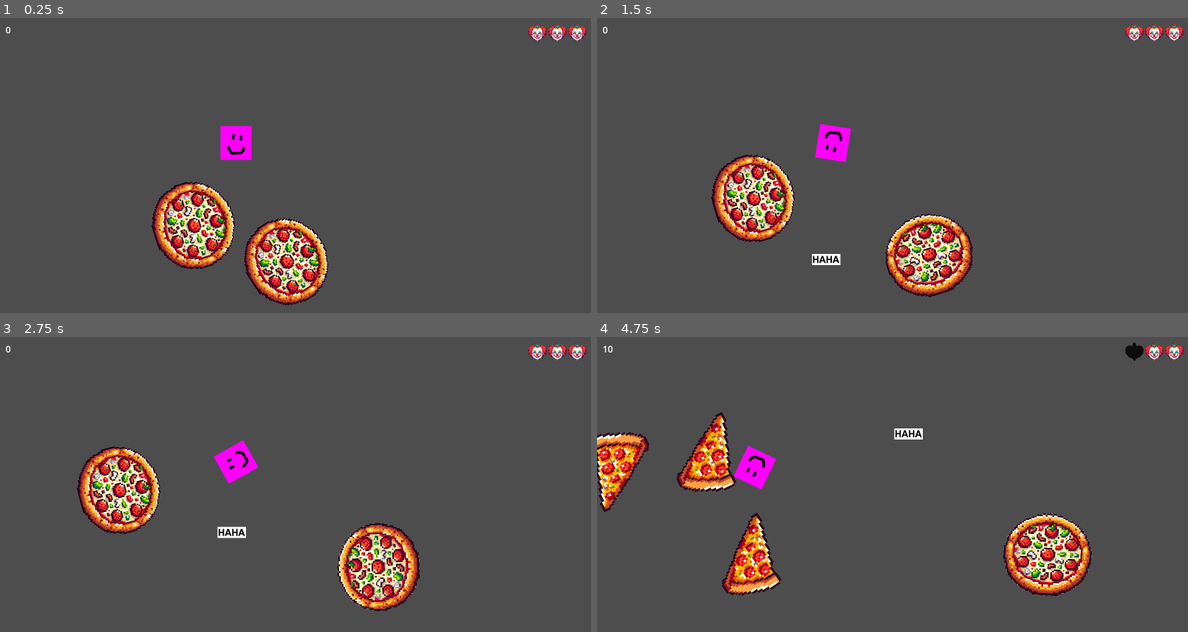
Above: before the commit, frames 1-4 (two rows, left to right).
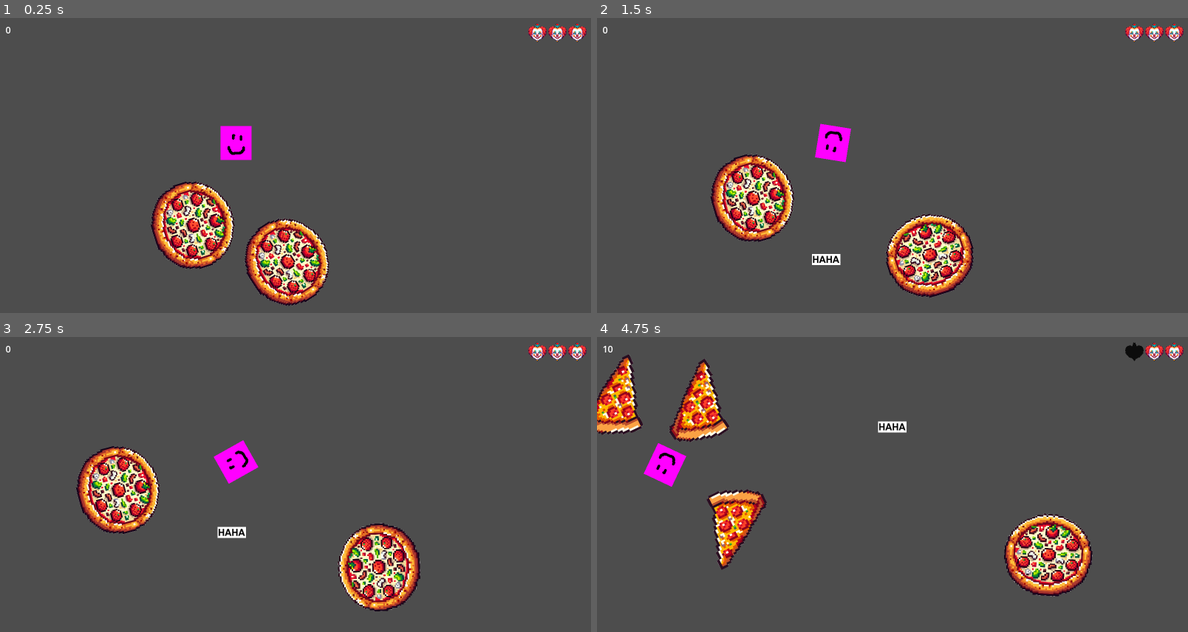
Above: after the commit, the same moments.

Repository: bytedev-code/the-sad-unicorn
Game: Godot game, scene res://game.tscn
Same seed, same stepped clock (60 frames per second), same inputs: the game is played once before the commit and once after it.
Inputs:
- Up to frame 1 (0.25 s): no input
- Up to frame 2 (1.5 s): hold D (player_rotate_right) 0.53-1.28 s; hold Space (player_shoot) 0.53-1.28 s; hold A (player_rotate_left) from 1.28 s (still down); tap Space (player_shoot) at 1.35 s
- Up to frame 3 (2.75 s): release A (player_rotate_left) at 2.03 s; hold D (player_rotate_right) from 2.03 s (still down); hold Space (player_shoot) from 2.03 s (still down)
- Up to frame 4 (4.75 s): release D (player_rotate_right) at 2.78 s; release Space (player_shoot) at 2.78 s; hold W (player_forward) 2.78-3.53 s; tap Space (player_shoot) at 2.85, 4.35 s; hold Space (player_shoot) 3.53-4.28 s; hold A (player_rotate_left) from 3.53 s (still down)

The runs differ from the first frame. In frame 1, 3.9% of the frame differs, in the area x 25-56%, y 55-98%; in frame 2, 3.9%; in frame 3, 3.9%; in frame 4, 12%, in the area x 0-84%, y 6-88%.

Commit message:
fix collisions

Diff:
--- a/blueprints/enemies/pizza.tscn
+++ b/blueprints/enemies/pizza.tscn
@@ -5,7 +5,7 @@
 [ext_resource type="Texture2D" uid="uid://lho6elehpi6e" path="res://assets/enemies/pizza.png" id="2_h78fa"]
 
 [sub_resource type="CircleShape2D" id="CircleShape2D_j8m40"]
-radius = 116.51
+radius = 118.526
 
 [node name="pizza" type="RigidBody2D"]
 script = ExtResource("1_ayt43")
--- a/blueprints/projectiles/haha.tscn
+++ b/blueprints/projectiles/haha.tscn
@@ -7,6 +7,7 @@
 size = Vector2(76, 30)
 
 [node name="Haha" type="StaticBody2D"]
+collision_layer = 0
 script = ExtResource("1_r7lf5")
 
 [node name="CollisionShape2D" type="CollisionShape2D" parent="."]
--- a/enemy.gd
+++ b/enemy.gd
@@ -3,12 +3,14 @@
 
 signal on_split(blueprint: PackedScene, number: int, position: Vector2)
 signal on_death(score: int)
+signal on_shoot()
 
 @export var ROTATE: bool = true
 @export var SPEED: float = 100.
 @export var SPLIT_INTO: PackedScene = null
 @export var SPLIT_NUMBER: int = 3
 @export var SCORE: int = 10
+@export var IGNORE_PLAYER_HIT: bool = false
 
 var _direction = Vector2(0, 0)
 var _rot_speed = 0.1
@@ -36,20 +38,17 @@
 
 	Globals.screen_wrap(self)
 
-func _on_collide(node: Node):
-	print("COLLIDE2 " + self.name)
-	if node is Player:
-		return
-
-	if node is Projectile:
-		node.queue_free()
-
-	if node is Enemy:
-		_direction = -_direction
-		return
-
+func deal_damage():
 	if SPLIT_INTO:
 		on_split.emit(SPLIT_INTO, SPLIT_NUMBER, position)
 
 	on_death.emit(SCORE)
 	queue_free()
+
+func _on_collide(node: Node):
+	if node is Player:
+		var player_dir = node.get_direction()
+		_direction = player_dir
+
+	if node is Enemy:
+		_direction = -_direction
--- a/game.gd
+++ b/game.gd
@@ -1,6 +1,7 @@
 extends Node2D
 
 signal on_gamestart()
+signal on_gamelost()
 signal on_score_changed(score: int)
 
 @export var enemy_blueprints: Array[PackedScene] = []
@@ -35,3 +36,6 @@
 func _on_enemy_death(score: int):
 	_score += score
 	on_score_changed.emit(_score)
+
+func _on_lost():
+	on_gamelost.emit()
--- a/player.gd
+++ b/player.gd
@@ -9,6 +9,7 @@
 
 @export var PROJECTILE_NODE: NodePath = "."
 @export var PROJECTILE_BLUEPRINT: PackedScene = preload("res://blueprints/projectiles/haha.tscn")
+
 
 var _hp = 3
 var _is_invincible = false
@@ -46,11 +47,12 @@
 	Globals.screen_wrap(self)
 
 	if get_slide_collision_count() > 0 and not _is_invincible:
-		var collider = get_slide_collision(0)
-		_get_damage()
+		var coll = get_slide_collision(0)
+		if coll.get_collider() is Enemy:
+			deal_damage()
 
 
-func _get_damage():
+func deal_damage():
 	_hp -= 1
 	_is_invincible = true
 	InvincibleTimer.start()
--- a/projectile.gd
+++ b/projectile.gd
@@ -16,12 +16,13 @@
 # Called every frame. 'delta' is the elapsed time since the previous frame.
 func _process(delta):
 	var motion = _direction * SPEED * delta
-	var collider = move_and_collide(motion)
+	var coll = move_and_collide(motion)
 
-	if collider:
-		#_on_lifetime_end()
-		#print(collider)
-		pass
+	if coll:
+		var collider = coll.get_collider()
+		if collider is Enemy:
+			collider.deal_damage()
+			_on_lifetime_end()
 
 func _on_lifetime_end():
 	queue_free()
